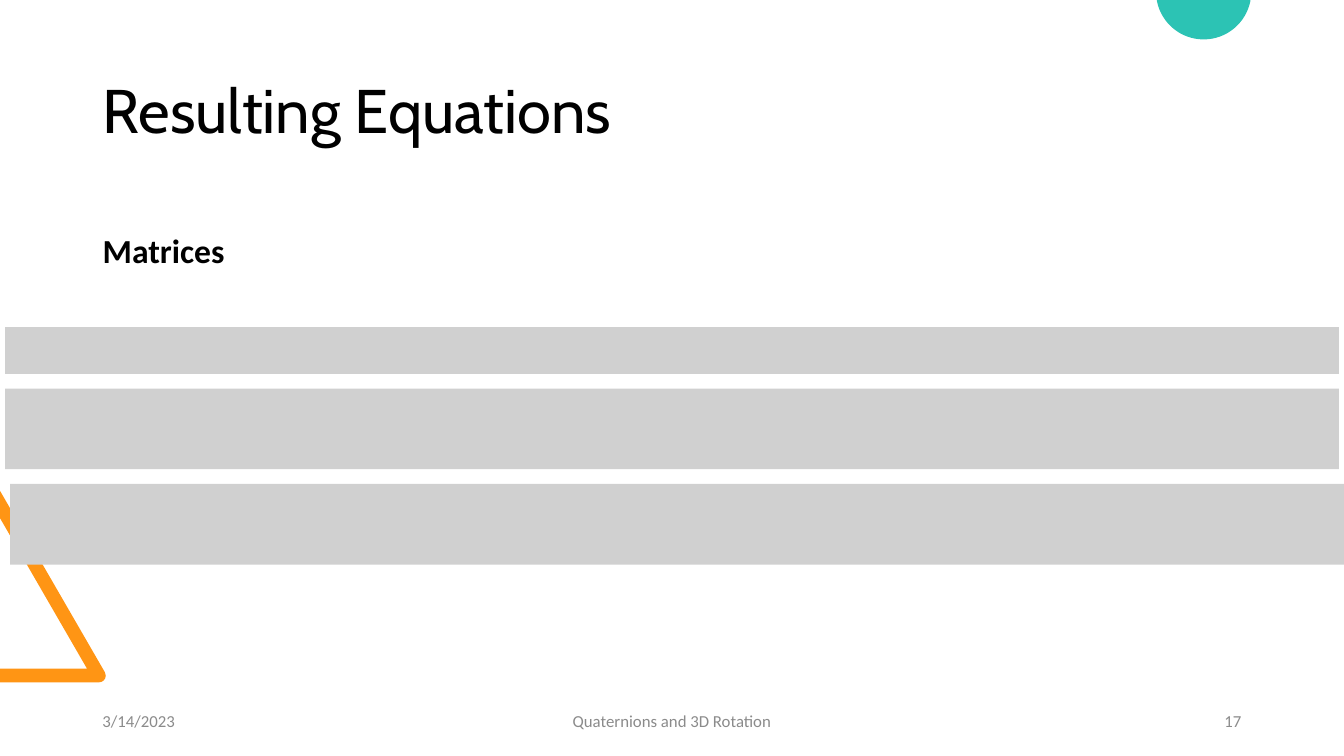
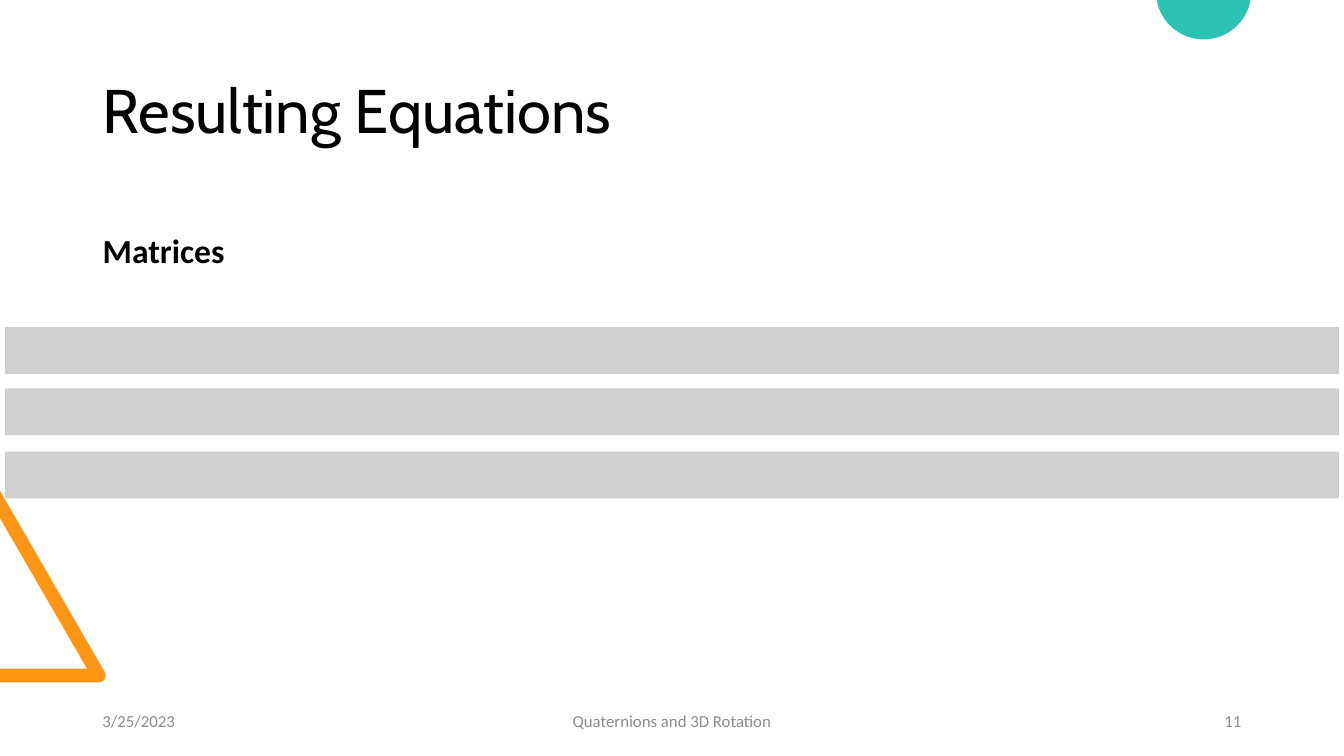
Before and after one commit to LukasGoodman23/QuaternionsVSEulerRotations, a slide deck: slide 11 of Quaternions and Three-Dimensional Rotations.pptx (slide 17 before the commit). Drawn at 1344x756 pixels with LibreOffice and Linux fonts; fonts in the diff are those of the drawing; grey boxes stand for pictures. Boxes give left, top, right and bottom in pixels: in the first picture for what was removed or moved away, otherwise in the second. Text is boxed around its words. In the diff, an @@ line names an element or a change of style, - is before the commit and + after.

```diff
--- a/Quaternions and Three-Dimensional Rotations.pptx
+++ b/Quaternions and Three-Dimensional Rotations.pptx
@@ picture: place and size @@
-picture at (5,388,1339,469)
+picture at (5,388,1339,435)
@@ picture added at (5,452,1339,498) @@
@@ picture removed at (10,484,1344,565) @@
@@ text at (102,715,174,728): text changed @@
-3/14/2023
+3/25/2023
@@ page number at (1224,716,1241,727): text changed @@
-17
+11
```
Also in this commit, not shown: 22 other slides changed, 6 slides added, 7 slides removed, 8 other files.
